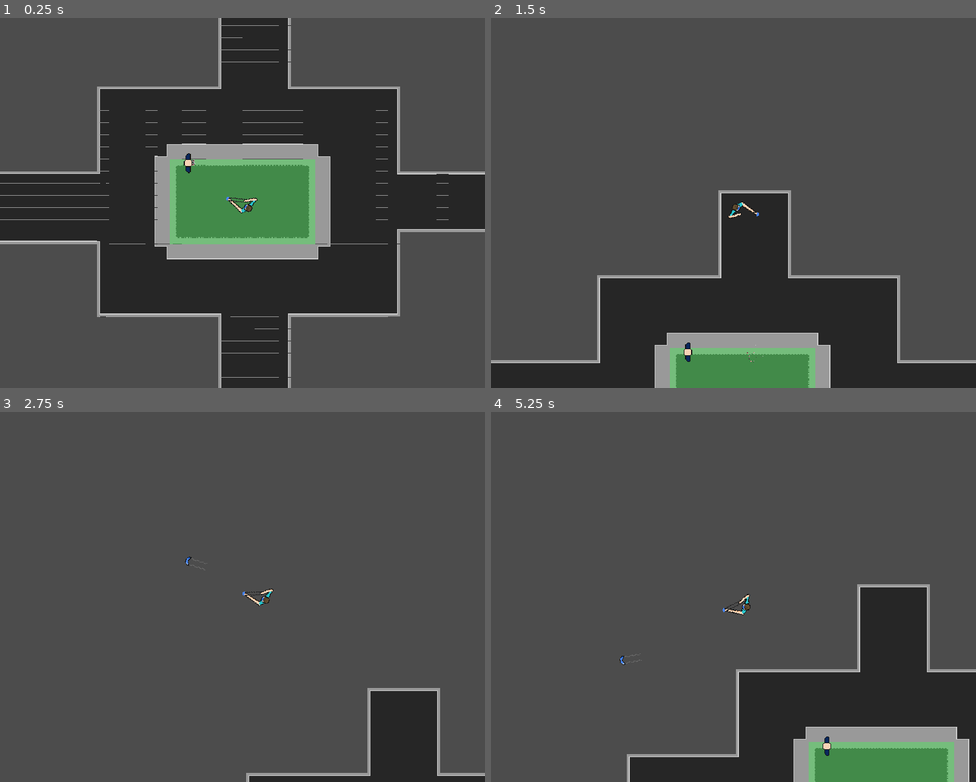
Above: before the commit, frames 1-4 (two rows, left to right).
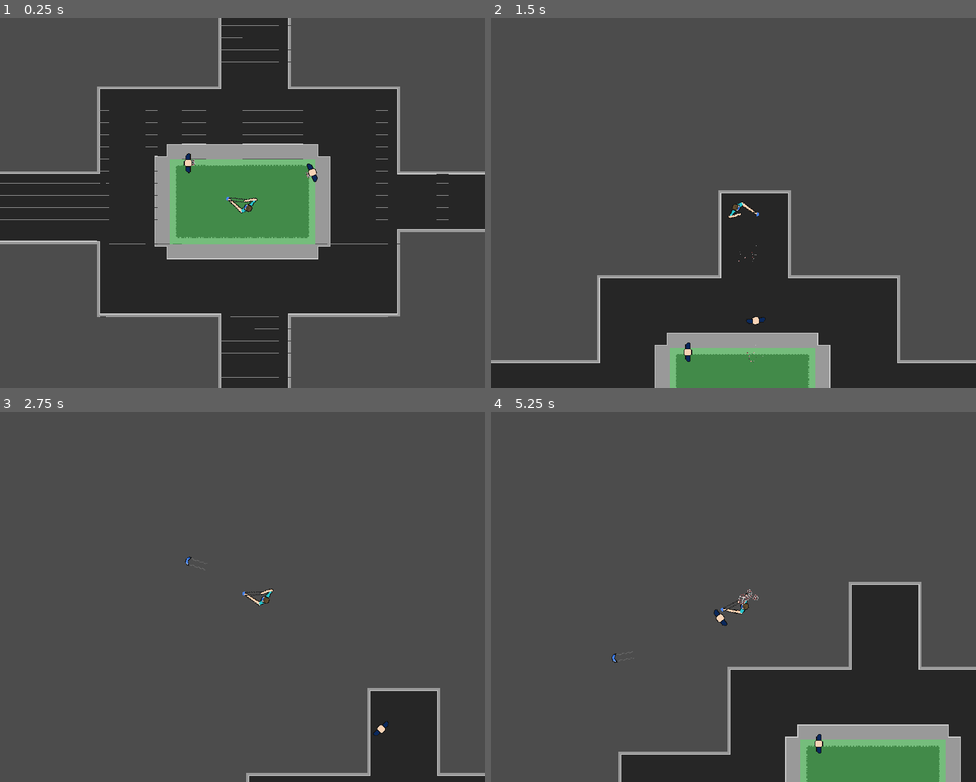
Above: after the commit, the same moments.

Repository: MCluck90/get-masked-open-jam-2020
Game: Godot game, scene res://Levels/TestLevel.tscn
The game is run twice, just before and just after one commit, with the same random seed, the same clock (stepped at 60 frames per second) and the same inputs.
Inputs (mouse positions are in pixels of both pictures, inside the frame that each line leads up to):
- Up to frame 1 (0.25 s): no input
- Up to frame 2 (1.5 s): move the mouse to (709, 277) at 0.52 s; hold Space (shoot) 0.53-1.28 s; hold W (move_up) from 0.53 s (still down); move the mouse to (879, 258) at 1.27 s; tap Space (shoot) at 1.35 s
- Up to frame 3 (2.75 s): move the mouse to (97, 541) at 2.02 s; release W (move_up) at 2.03 s; hold A (move_left) from 2.03 s (still down); hold Space (shoot) from 2.03 s (still down)
- Up to frame 4 (5.25 s): move the mouse to (757, 597) at 2.77 s; release Space (shoot) at 2.78 s; tap Space (shoot) at 2.85, 4.35 s; move the mouse to (660, 504) at 3.52 s; release A (move_left) at 3.53 s; hold S (move_down) 3.53-4.28 s; hold Space (shoot) 3.53-4.28 s; move the mouse to (840, 578) at 4.27 s; hold D (move_right) 4.28-5.03 s; move the mouse to (636, 615) at 5.02 s; hold W (move_up) from 5.03 s (still down); hold Space (shoot) from 5.03 s (still down)

The runs differ from the first frame. In frame 1, less than 0.1% of the frame differs, in the area x 63-66%, y 39-45%; in frame 2, less than 0.1%; in frame 3, less than 0.1%; in frame 4, 5.0%, in the area x 24-100%, y 45-100%.

Commit message:
Add chaser covidiot

Diff:
--- /dev/null
+++ b/game/Covidiot/Chaser/Chaser.gd
@@ -0,0 +1,36 @@
+extends "res://Covidiot/Covidiot.gd"
+
+onready var player: KinematicBody2D = null
+
+export(float) var run_speed = 100
+
+func _ready():
+	find_player()
+
+func _process(_delta):
+	if player == null:
+		find_player()
+		return
+
+	if !is_wearing_a_mask:
+		var angle = get_angle_to(player.position)
+		rotation += angle
+
+func _physics_process(_delta):
+	if !is_wearing_a_mask:
+		var velocity = Vector2.RIGHT.rotated(rotation) * run_speed
+		var _x = move_and_slide(velocity)
+
+func find_player():
+	player = find_node_by_name(get_tree().get_root(), "Player")
+
+func find_node_by_name(root, name):
+	if root.get_name() == name:
+		return root
+
+	for child in root.get_children():
+		var found = find_node_by_name(child, name)
+		if found:
+			return found
+
+	return null
--- /dev/null
+++ b/game/Covidiot/Chaser/Chaser.tscn
@@ -0,0 +1,8 @@
+[gd_scene load_steps=3 format=2]
+
+[ext_resource path="res://Covidiot/Covidiot.tscn" type="PackedScene" id=1]
+[ext_resource path="res://Covidiot/Chaser/Chaser.gd" type="Script" id=2]
+
+[node name="Chaser" instance=ExtResource( 1 )]
+script = ExtResource( 2 )
+cough_timeout = 1.0
--- a/game/Levels/TestLevel.tscn
+++ b/game/Levels/TestLevel.tscn
@@ -1,9 +1,13 @@
-[gd_scene load_steps=3 format=2]
+[gd_scene load_steps=4 format=2]
 
 [ext_resource path="res://Levels/BaseLevel.tscn" type="PackedScene" id=1]
 [ext_resource path="res://Covidiot/Covidiot.tscn" type="PackedScene" id=2]
+[ext_resource path="res://Covidiot/Chaser/Chaser.tscn" type="PackedScene" id=3]
 
 [node name="TestLevel" instance=ExtResource( 1 )]
 
 [node name="Covidiot" parent="." index="2" instance=ExtResource( 2 )]
 position = Vector2( 88.6696, 69.5374 )
+
+[node name="Chaser" parent="." index="3" instance=ExtResource( 3 )]
+position = Vector2( 271.527, 72.5442 )
